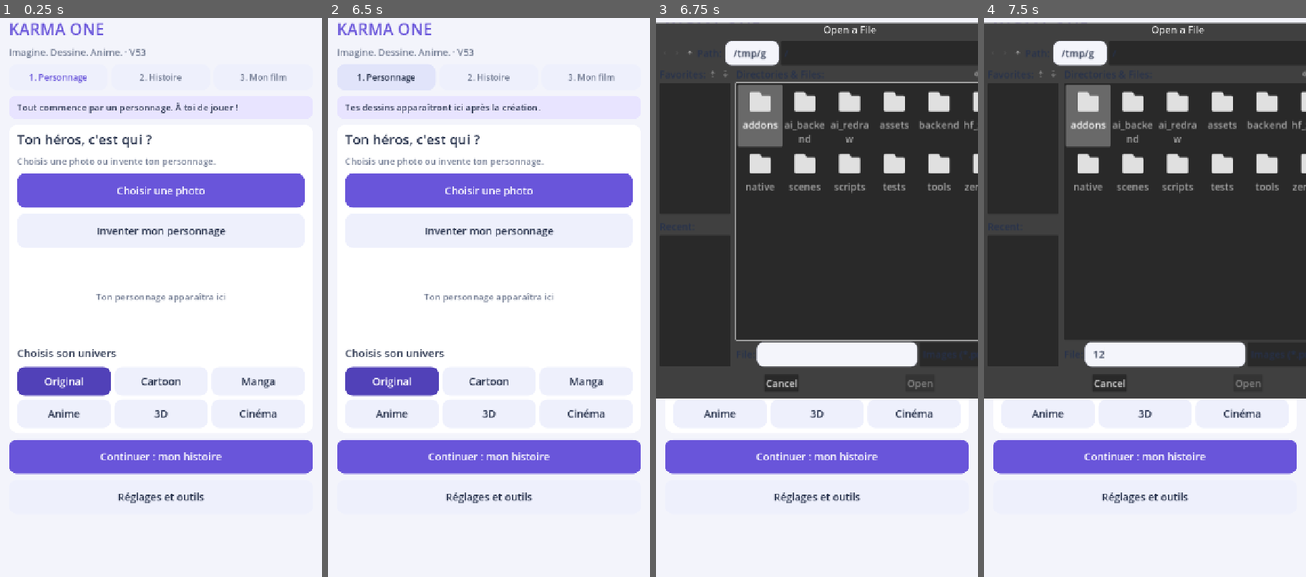
Above: before the commit, frames 1-4 (left to right).
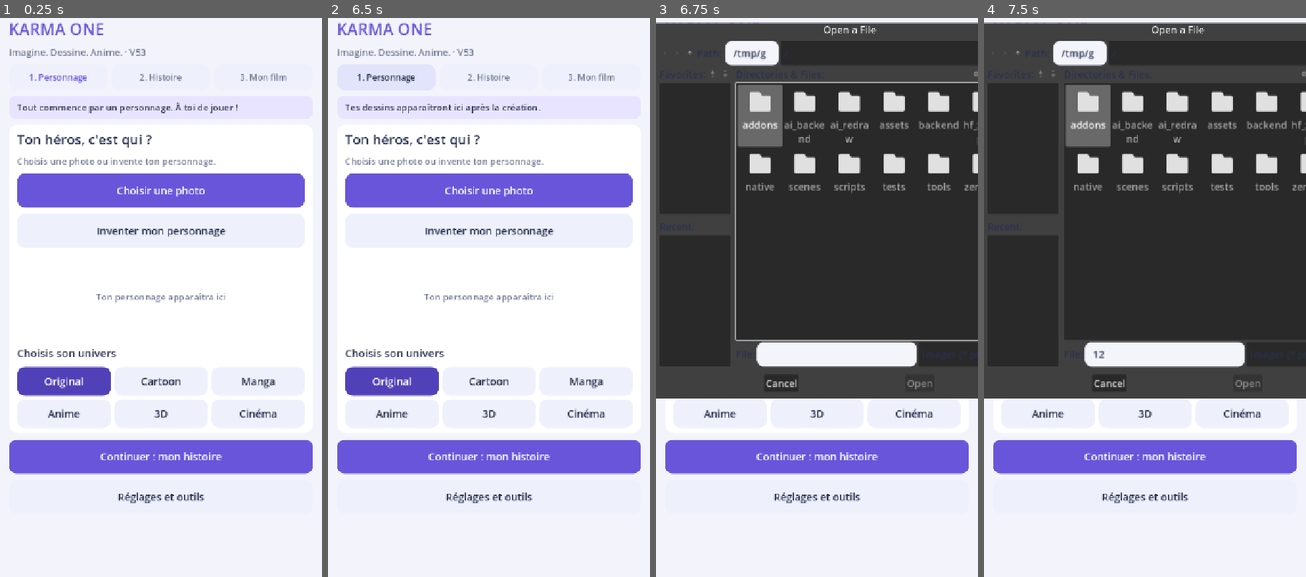
Above: after the commit, the same moments.

Repository: ericjamesempere-stack/MobileI2V-Xiaomi-
Game: Godot game, scene res://scenes/main.tscn
Same seed, same stepped clock (60 frames per second), same inputs: the game is played once before the commit and once after it.
Inputs (mouse positions are in pixels of both pictures, inside the frame that each line leads up to):
- Up to frame 1 (0.25 s): no input
- Up to frame 2 (6.5 s): click "1. Personnage" at 0.5 s; click "2. Histoire" at 1.25 s; click (489, 230) at 2.02 s; type "Alex" at 2.1 s; click "3. Mon film" at 2.75 s; click "Agrandir et vérifier les dess…" at 3.5 s; click "Voir défiler mes dessins" at 4.25 s; click "Partager ma vidéo" at 5 s; click "1. Personnage" at 5.75 s
- Up to frame 3 (6.75 s): click "Choisir une photo" at 6.5 s
- Up to frame 4 (7.5 s): click (1164, 353) at 7.27 s; type "12" at 7.35 s

Frames 1-2 are identical in both runs. In frame 3, 0.3% of the frame differs, in the area x 31-100%, y 5-67%; in frame 4, 0.3%.

Commit message:
V54: require individual drawing approval before global storyboard confirmation

Diff:
--- a/scripts/storyboard.gd
+++ b/scripts/storyboard.gd
@@ -2184,7 +2184,19 @@
     return digest.finish().hex_encode()
 
 func _review_confirmation_changed(checked: bool) -> void:
-    review_fingerprint = _drawing_fingerprint() if checked and explicit_rejections.is_empty() else ""
+    # V54: a global confirmation is valid only after each drawing was kept.
+    var all_approved: bool = sources.size() >= 2 and accepted.size() == sources.size()
+    if all_approved:
+        for keep in accepted:
+            if not bool(keep):
+                all_approved = false
+                break
+    if checked and (not all_approved or not explicit_rejections.is_empty()):
+        review_check.set_pressed_no_signal(false)
+        review_fingerprint = ""
+        status.text = "Examine et garde chaque dessin avant de confirmer la planche."
+        return
+    review_fingerprint = _drawing_fingerprint() if checked and all_approved and explicit_rejections.is_empty() else ""
     if checked and not review_fingerprint.is_empty():
         reviewed_paths = "|".join(paths)
     if checked and not explicit_rejections.is_empty():
